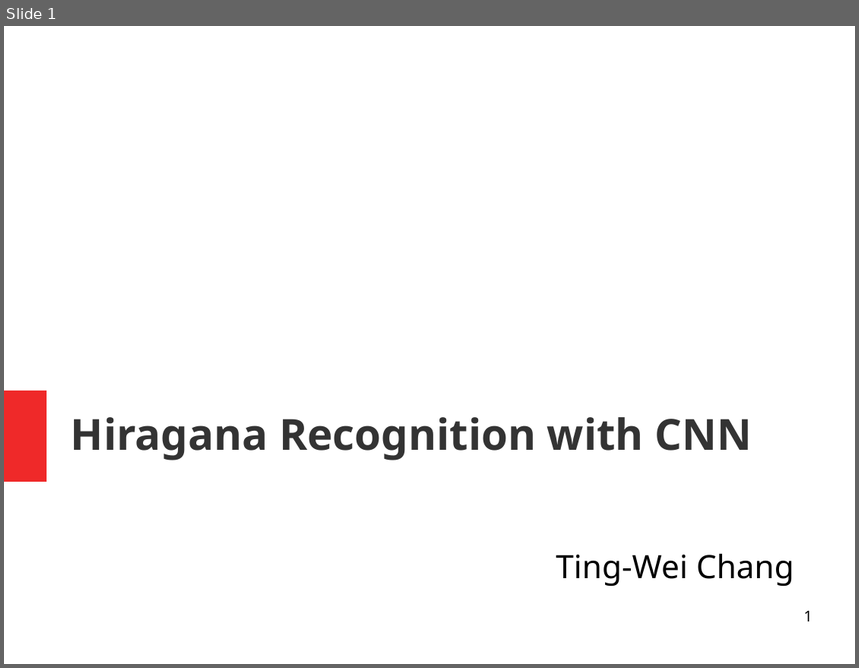
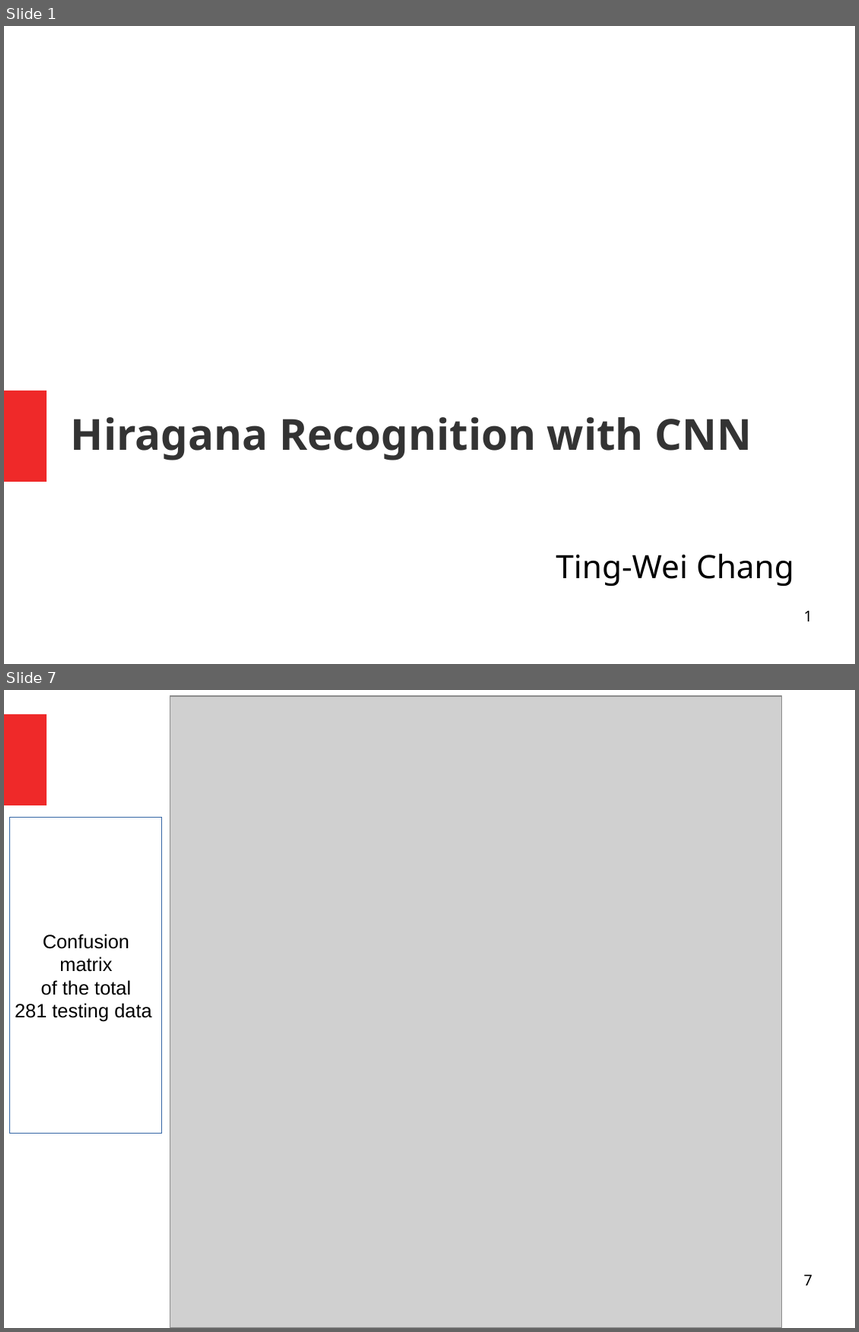
Before and after one commit to tim840818/nihongo_recognition, a slide deck: Hiragana-Recognition.odp. Shown one above the other, each under a label of ours: slide 1 before the commit, slides 1 and 7 after it; the slides between them are not shown. The pictures are 859x668 and 859x1332 pixels, drawn with LibreOffice and Linux fonts; fonts in the diff are those of the drawing; grey boxes stand for pictures. Boxes give left, top, right and bottom in pixels: in the first picture for what was removed or moved away, otherwise in the second. Text is boxed around its words. In the diff, an @@ line names an element or a change of style, - is before the commit and + after.

```diff
--- a/Hiragana-Recognition.odp
+++ b/Hiragana-Recognition.odp
@@ slide 7 added at (4,690,855,1328), background #FFFFFF @@
@@ picture added at (170,696,782,1328) @@
@@ rectangle added at (4,714,47,805), fill #EF2929 @@
@@ rectangle added at (10,818,162,1133), fill #FFFFFF, outline #3465A4 0 pt, 18 pt, text #000000 @@
+Confusion
+matrix
+of the total
+281 testing data
@@ page number added at (804,1275,813,1286), 14 pt, text #000000 @@
+7
```
Also in this commit, not shown: 1 slide changed, 5 other slides added, 3 slides removed, 3 other files.
